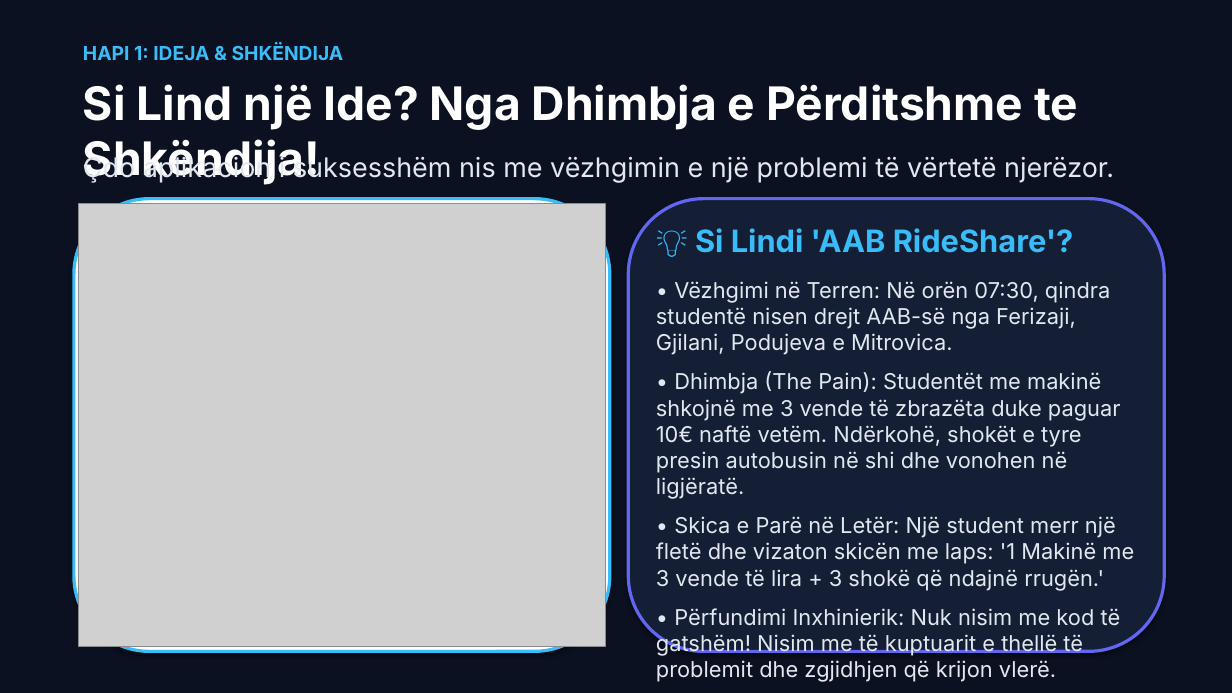
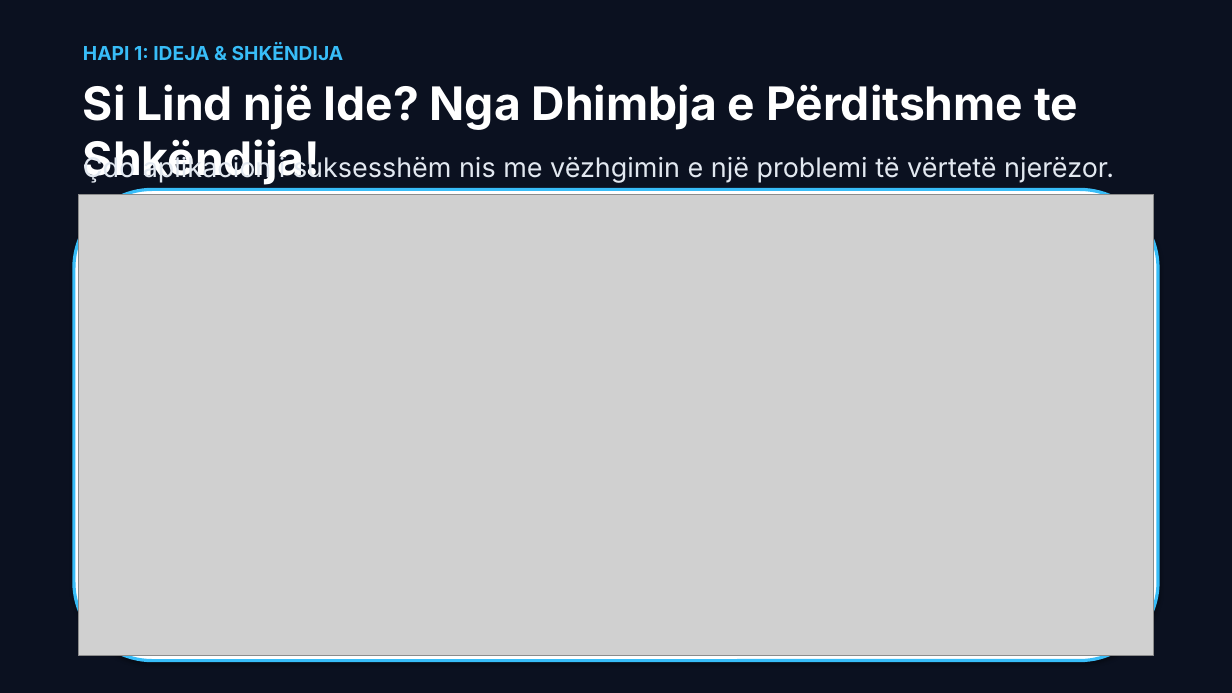
Before and after one commit to arbenl/arbenl.github.io, a slide deck: slide 3 of Jave1_Hyrje_Nextjs_PWA_Copilot_2026.pptx. Drawn at 1232x693 pixels with LibreOffice and Linux fonts; fonts in the diff are those of the drawing; grey boxes stand for pictures. Boxes give left, top, right and bottom in pixels: in the first picture for what was removed or moved away, otherwise in the second. Text is boxed around its words. In the diff, an @@ line names an element or a change of style, - is before the commit and + after.

Commit message:
feat(presentation): upgrade slides 2-6 to full-width projector-grade visual diagrams

```diff
--- a/Jave1_Hyrje_Nextjs_PWA_Copilot_2026.pptx
+++ b/Jave1_Hyrje_Nextjs_PWA_Copilot_2026.pptx
@@ rounded rectangle: place and size @@
-rounded rectangle at <box>74,199,610,652</box>
+rounded rectangle at <box>74,189,1158,661</box>
@@ picture: place and size @@
-picture at <box>79,203,605,647</box>
+picture at <box>79,194,1153,656</box>
@@ rounded rectangle removed at <box>628,199,1165,652</box> @@
@@ text removed at <box>656,228,1134,682</box> @@
-💡 Si Lindi 'AAB RideShare'?
-• Vëzhgimi në Terren: Në orën 07:30, qindra studentë nisen drejt AAB-së nga Ferizaji, Gjilani, Podujeva e Mitrovica.
-• Dhimbja (The Pain): Studentët me makinë shkojnë me 3 vende të zbrazëta duke paguar 10€ naftë vetëm. Ndërkohë, shokët e tyre presin autobusin në shi dhe vonohen në ligjëratë.
-• Skica e Parë në Letër: Një student merr një fletë dhe vizaton skicën me laps: '1 Makinë me 3 vende të lira + 3 shokë që ndajnë rrugën.'
-• Përfundimi Inxhinierik: Nuk nisim me kod të gatshëm! Nisim me të kuptuarit e thellë të problemit dhe zgjidhjen që krijon vlerë.
```
Also in this commit, not shown: 3 other slides changed, 4 other files.
